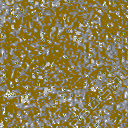
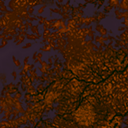
Layered file, before and after one edit (128 × 128). Changes by layer:
added layer "Layer 2" above "Gradient Map 1" over (0, 0, 128, 128)
